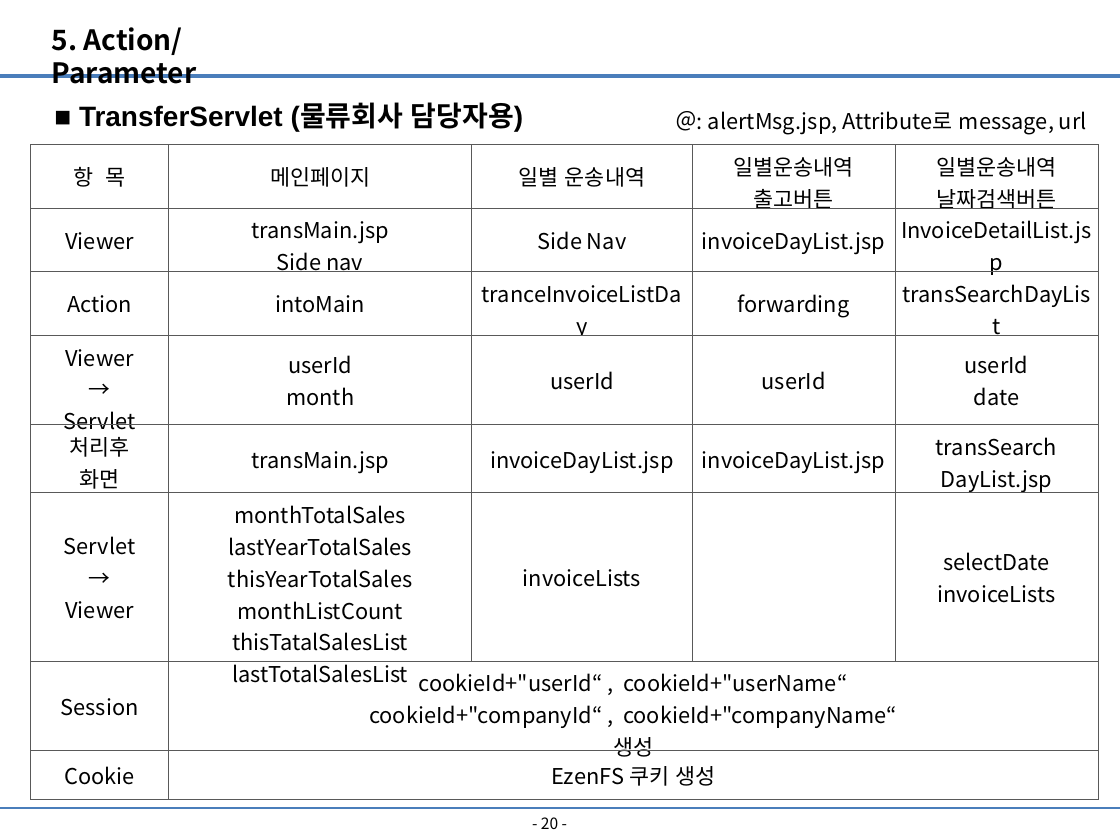
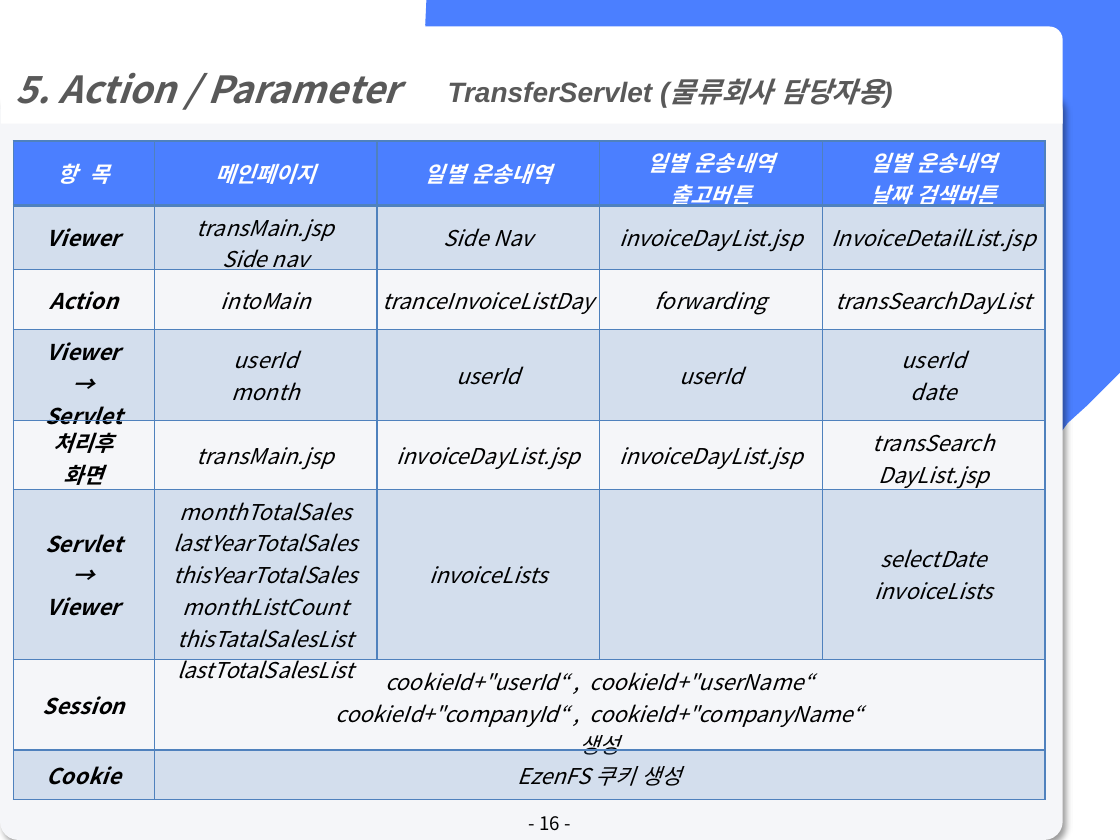
Before and after one commit to lx9203/fulfillmentBlue, a slide deck: slide 16 of file/PPT/Fulfillment 최종발표.pptx (slide 20 before the commit). Drawn at 1120x840 pixels with LibreOffice and Linux fonts; fonts in the diff are those of the drawing. Boxes give left, top, right and bottom in pixels: in the first picture for what was removed or moved away, otherwise in the second. Text is boxed around its words. In the diff, an @@ line names an element or a change of style, - is before the commit and + after.

```diff
--- a/file/PPT/Fulfillment 최종발표.pptx
+++ b/file/PPT/Fulfillment 최종발표.pptx
@@ round same rect "5. Action / Parameter": place and size @@
-round same rect "5. Action / Parameter" at [52, 27, 197, 84]
+round same rect "5. Action / Parameter" at [1, 27, 1063, 124]
@@ round same rect "5. Action / Parameter" at [1, 27, 1063, 124]: vertical alignment top to middle; fill none to #FFFFFF @@
@@ freeform shape added at [307, 0, 1120, 840], fill #4B7FFF @@
@@ line removed from (0, 76) to (1120, 76) @@
@@ text in round same rect at [16, 73, 400, 104]: text changed; size 18 to 24 pt; text colour #000000 to #595959; italic on @@
-5. Action/Parameter
+5. Action / Parameter
@@ text at [448, 78, 883, 108]: text changed; text colour #000000 to #595959; italic on @@
-■ TransferServlet (물류회사 담당자용)
+TransferServlet (물류회사 담당자용)
@@ rounded rectangle added at [0, 93, 1063, 840], fill #F5F6F9 @@
@@ text removed at [708, 111, 1087, 135] @@
-＠: alertMsg.jsp, Attribute로 message, url
@@ table at [13, 141, 1046, 800] @@
-row 1, column 4: 일별운송내역 / 출고버튼
+row 1, column 4: 일별 운송내역 / 출고버튼
-row 1, column 5: 일별운송내역 / 날짜검색버튼
+row 1, column 5: 일별 운송내역 / 날짜 검색버튼
@@ fill none to #4B7FFF in row 1 @@
@@ fill none to #4F81BD at 20% opacity in 9 cells @@
@@ fill #FFFFFF to #4F81BD at 20% opacity in 8 cells @@
@@ text colour #000000 to #FFFFFF in "항 목", "메인페이지", "일별 운송내역" @@
@@ bold on in "항 목", "메인페이지", "일별 운송내역", "Viewer" and 11 more places @@
@@ italic on @@
@@ borders changed @@
@@ table: place and size @@
-table at [31, 144, 1099, 795]
+table at [13, 141, 1046, 800]
@@ line removed from (0, 808) to (1120, 808) @@
@@ page number at [539, 816, 560, 831]: text changed; size 10 to 12 pt @@
-- 20 -
+- 16 -
```
Also in this commit, not shown: 19 other slides changed, 3 slides added, 5 slides removed.
